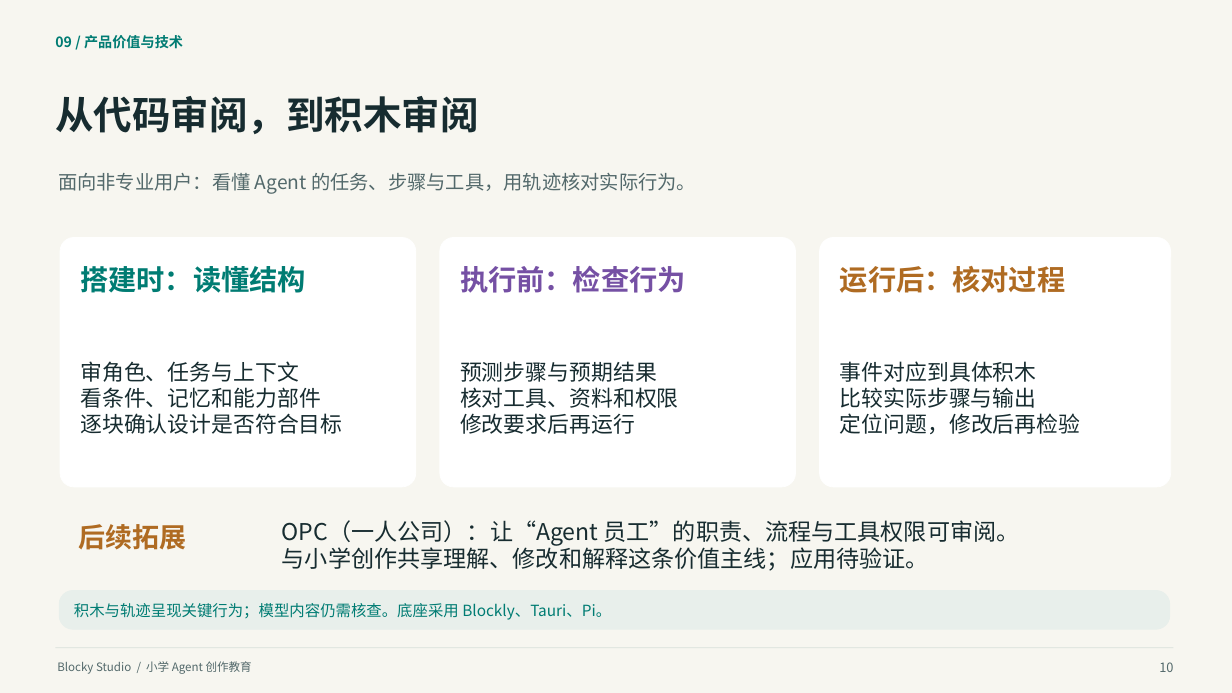
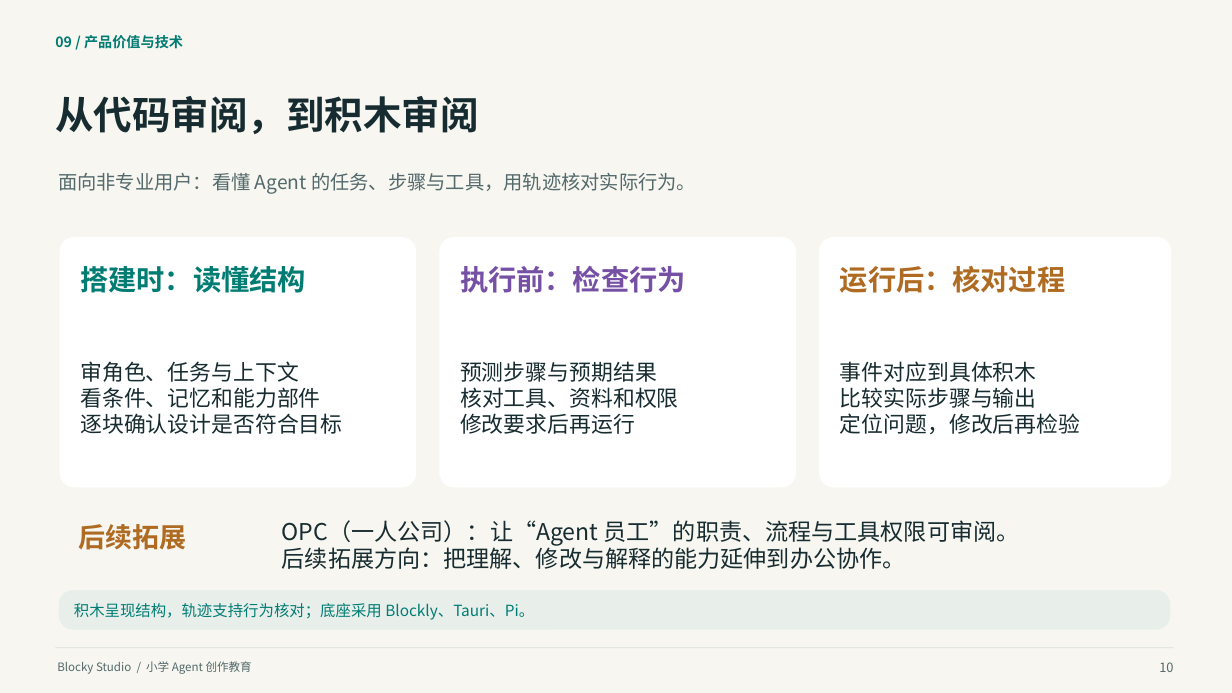
Before and after one commit to q2955161835-debug/Blocky-AI, a slide deck: slide 10 of doc/交付/2026-10-03-答辩与商业计划书/Blocky-Studio-小学Agent创作教育-2026-10-03.pptx. Drawn at 1232x693 pixels with LibreOffice and Linux fonts; fonts in the diff are those of the drawing. Boxes give left, top, right and bottom in pixels: in the first picture for what was removed or moved away, otherwise in the second. Text is boxed around its words. In the diff, an @@ line names an element or a change of style, - is before the commit and + after.

Commit message:
docs: revise pitch wording and record independent investor reaudit [skip ci]

```diff
--- a/doc/交付/2026-10-03-答辩与商业计划书/Blocky-Studio-小学Agent创作教育-2026-10-03.pptx
+++ b/doc/交付/2026-10-03-答辩与商业计划书/Blocky-Studio-小学Agent创作教育-2026-10-03.pptx
@@ text at (x1=282, y1=544, x2=906, y2=569): text changed @@
-与小学创作共享理解、修改和解释这条价值主线；应用待验证。
+后续拓展方向：把理解、修改与解释的能力延伸到办公协作。
@@ text at (x1=74, y1=603, x2=534, y2=620): text changed @@
-积木与轨迹呈现关键行为；模型内容仍需核查。底座采用 Blockly、Tauri、Pi。
+积木呈现结构，轨迹支持行为核对；底座采用 Blockly、Tauri、Pi。
```
Also in this commit, not shown: 14 other slides changed, 12 other files.
